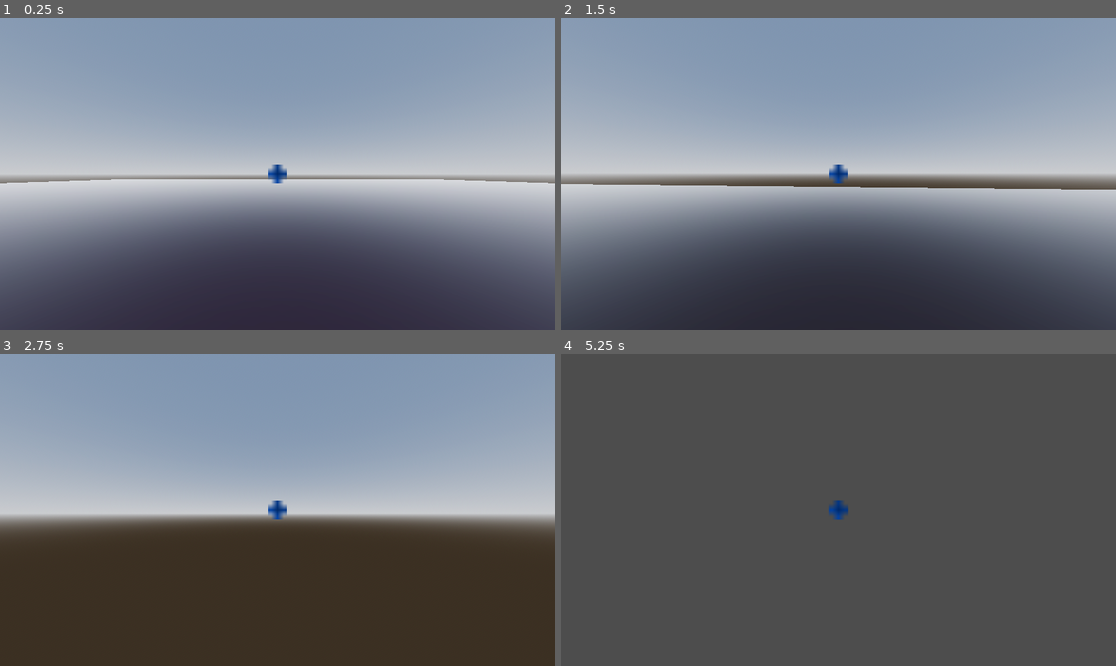
Above: before the commit, frames 1-4 (two rows, left to right).
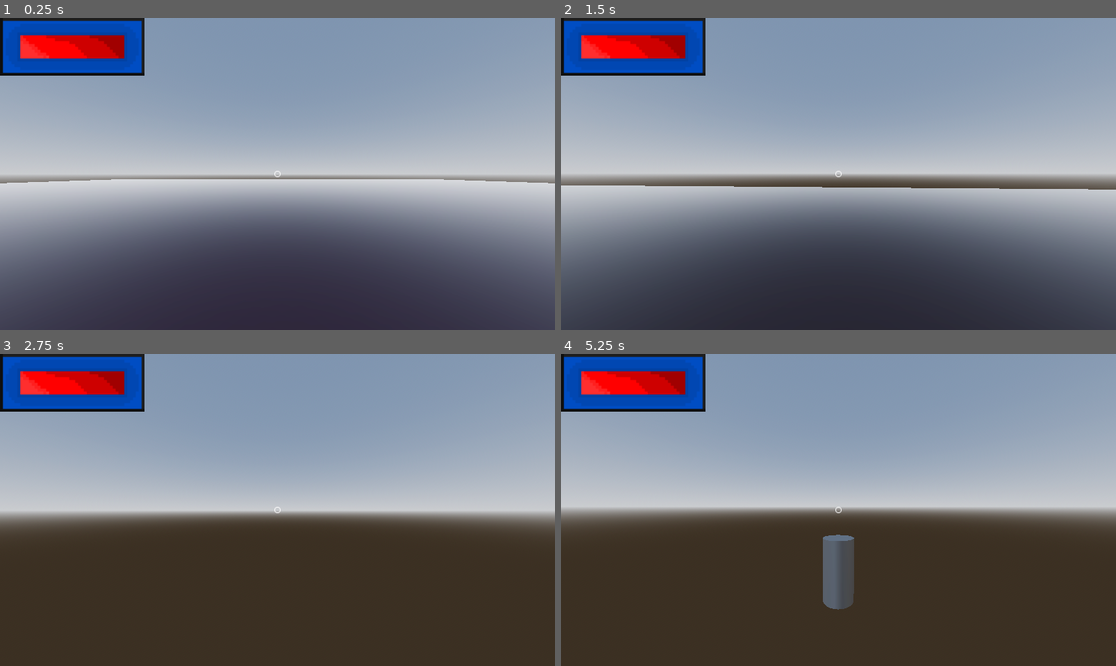
Above: after the commit, the same moments.

Repository: InsertShadowyHere/6people
Game: Godot game, scene res://objects/main.tscn
Two runs of this game, one before a commit and one after it. Both use one fixed random seed, a clock stepped at 60 frames per second and the inputs below. The engine's default icon, where the game draws it, is replaced by a stand-in: a white triangle on a blue panel in a dark square.
Inputs (mouse positions are in pixels of both pictures, inside the frame that each line leads up to):
- Up to frame 1 (0.25 s): no input
- Up to frame 2 (1.5 s): tap Enter at 0.5 s; move the mouse to (866, 174) at 0.52 s; hold W (forward) from 0.53 s (still down); click (866, 174) at 0.6 s; tap Space (jump) at 0.77 s; tap E (interact) at 0.8, 1.35 s; move the mouse to (810, 174) at 1.27 s
- Up to frame 3 (2.75 s): keep holding W (forward); tap Space (jump) at 1.52, 2 s; tap Tab (zoom) at 1.55, 2.1 s; move the mouse to (288, 503) at 2.02 s; click (288, 503) at 2.3 s
- Up to frame 4 (5.25 s): keep holding W (forward); tap Enter at 2.75, 4.25 s; move the mouse to (832, 516) at 2.77 s; click (832, 516) at 2.85 s; tap Space (jump) at 3.02, 3.5, 3.77, 4.52, 5 s; tap E (interact) at 3.05, 3.6 s; move the mouse to (877, 513) at 3.52 s; tap Tab (zoom) at 3.8, 5.1 s; tap F (debug, bound only after the commit) at 4.15 s; move the mouse to (794, 506) at 4.27 s; tap Q (switch_camera) at 4.35 s; click (794, 506) at 4.55 s; move the mouse to (844, 510) at 5.02 s

The runs differ from the first frame. In frame 1, 5.0% of the frame differs, in the area x 0-52%, y 0-54%; in frame 2, 5.1%; in frame 3, 7.7%; in frame 4, 97%, in the area x 0-100%, y 0-100%.

Commit message:
debug stuff, create objects, new crosshair, zoom changes

Diff:
--- a/assets/iconsvgmesh.tres
+++ /dev/null
@@ -1,3 +0,0 @@
-[gd_resource type="MeshTexture" format=3 uid="uid://cnllekpbnq0u7"]
-
-[resource]
--- a/assets/new_standard_material_3d.tres
+++ /dev/null
@@ -1,3 +0,0 @@
-[gd_resource type="StandardMaterial3D" format=3 uid="uid://dc823kf552si2"]
-
-[resource]
--- /dev/null
+++ b/generic-objects/debug_object.tscn
@@ -0,0 +1,19 @@
+[gd_scene load_steps=5 format=3 uid="uid://sfd5mr55rv1q"]
+
+[ext_resource type="Texture2D" uid="uid://buo4v71kaeqxe" path="res://assets/icon.svg" id="1_imt35"]
+
+[sub_resource type="SphereShape3D" id="SphereShape3D_b4ufu"]
+
+[sub_resource type="SphereMesh" id="SphereMesh_imt35"]
+
+[sub_resource type="StandardMaterial3D" id="StandardMaterial3D_heylb"]
+albedo_texture = ExtResource("1_imt35")
+
+[node name="DebugObject" type="RigidBody3D" groups=["destructible"]]
+
+[node name="Hitbox" type="CollisionShape3D" parent="."]
+shape = SubResource("SphereShape3D_b4ufu")
+
+[node name="Mesh" type="MeshInstance3D" parent="."]
+mesh = SubResource("SphereMesh_imt35")
+surface_material_override/0 = SubResource("StandardMaterial3D_heylb")
--- a/objects/gui.gd
+++ b/objects/gui.gd
@@ -11,3 +11,7 @@
 
 func _on_player_not_looking_at_stuff() -> void:
 	interact_label.visible = false
+
+
+func _on_player_update_health() -> void:
+	$HealthBar.update()
--- a/objects/gui.tscn
+++ b/objects/gui.tscn
@@ -1,7 +1,10 @@
-[gd_scene load_steps=3 format=3 uid="uid://bnh2fw7tkhfbx"]
+[gd_scene load_steps=6 format=3 uid="uid://bnh2fw7tkhfbx"]
 
 [ext_resource type="Script" uid="uid://dbxg5eer6wdag" path="res://objects/gui.gd" id="1_75uq4"]
-[ext_resource type="Texture2D" uid="uid://d1727sqramlca" path="res://assets/crosshair.png" id="1_80edf"]
+[ext_resource type="Texture2D" uid="uid://bp44v3d082frb" path="res://assets/New Piskel-1.png(9).png" id="2_qsldq"]
+[ext_resource type="Texture2D" uid="uid://bvdo3pi45j88c" path="res://assets/New Piskel-1.png(7).png" id="3_shmgq"]
+[ext_resource type="Texture2D" uid="uid://c62nvpwxx6bl0" path="res://assets/New Piskel-2.png(1).png" id="4_qsldq"]
+[ext_resource type="Script" uid="uid://bmamh2stiqphc" path="res://objects/health_bar.gd" id="5_qsldq"]
 
 [node name="GUI" type="Control"]
 layout_mode = 3
@@ -19,26 +22,33 @@
 anchor_top = 0.5
 anchor_right = 0.5
 anchor_bottom = 0.5
-offset_left = -20.0
-offset_top = -20.0
-offset_right = 20.0
-offset_bottom = 20.0
+offset_left = -7.0
+offset_top = -7.0
+offset_right = 7.0
+offset_bottom = 7.0
 grow_horizontal = 2
 grow_vertical = 2
-texture = ExtResource("1_80edf")
+texture = ExtResource("2_qsldq")
 
 [node name="InteractLabel" type="RichTextLabel" parent="."]
 layout_mode = 1
-anchors_preset = 7
+anchors_preset = 5
 anchor_left = 0.5
-anchor_top = 1.0
 anchor_right = 0.5
-anchor_bottom = 1.0
 offset_left = -56.0
-offset_top = -208.0
+offset_top = 500.0
 offset_right = 56.0
-offset_bottom = -176.0
+offset_bottom = 532.0
 grow_horizontal = 2
-grow_vertical = 0
 theme_override_font_sizes/normal_font_size = 20
 text = "Interact (E)"
+
+[node name="HealthBar" type="TextureProgressBar" parent="."]
+layout_mode = 0
+offset_right = 150.0
+offset_bottom = 60.0
+scale = Vector2(2, 2)
+value = 100.0
+texture_under = ExtResource("3_shmgq")
+texture_progress = ExtResource("4_qsldq")
+script = ExtResource("5_qsldq")
--- /dev/null
+++ b/objects/health_bar.gd
@@ -0,0 +1,4 @@
+extends TextureProgressBar
+
+func update() -> void:
+	value = 100*PlayerData.health/PlayerData.max_health
--- a/objects/main.tscn
+++ b/objects/main.tscn
@@ -58,7 +58,7 @@
 [node name="Player" parent="." instance=ExtResource("2_5wnch")]
 transform = Transform3D(1, 0, 0, 0, 1, 0, 0, 0, 1, 0, 1.09781, 0)
 
-[node name="RigidBody3D" type="RigidBody3D" parent="." groups=["interactible"]]
+[node name="RigidBody3D" type="RigidBody3D" parent="." groups=["destructible", "interactive"]]
 transform = Transform3D(1, 0, 0, 0, 1, 0, 0, 0, 1, 8.69281, 1.58429, 5.77445)
 constant_force = Vector3(0, -10, 0)
 script = ExtResource("4_n3uw7")
@@ -74,3 +74,4 @@
 
 [connection signal="looking_at_stuff" from="Player" to="GUI" method="_on_player_looking_at_stuff"]
 [connection signal="not_looking_at_stuff" from="Player" to="GUI" method="_on_player_not_looking_at_stuff"]
+[connection signal="update_health" from="Player" to="GUI" method="_on_player_update_health"]
--- a/project.godot
+++ b/project.godot
@@ -15,13 +15,18 @@
 config/features=PackedStringArray("4.4", "Forward Plus")
 config/icon="res://assets/icon.svg"
 
+[autoload]
+
+PlayerData="*res://scripts/playerdata.gd"
+
 [display]
 
 window/size/mode=2
 
 [global_group]
 
-interactible="object can be interacted with by the player"
+destructible=""
+interactive="object can be interacted with by the player"
 
 [input]
 
@@ -75,3 +80,8 @@
 "events": [Object(InputEventKey,"resource_local_to_scene":false,"resource_name":"","device":-1,"window_id":0,"alt_press …(195 unchanged characters)…
 ]
 }
+debug={
+"deadzone": 0.2,
+"events": [Object(InputEventKey,"resource_local_to_scene":false,"resource_name":"","device":-1,"window_id":0,"alt_pressed":false,"shift_pressed":false,"ctrl_pressed":false,"meta_pressed":false,"pressed":false,"keycode":0,"physical_keycode":70,"key_label":0,"unicode":102,"location":0,"echo":false,"script":null)
+]
+}
--- a/scripts/player.gd
+++ b/scripts/player.gd
@@ -4,7 +4,9 @@
 signal looking_at_stuff(stuff)
 signal not_looking_at_stuff
 
-@export var mouse_sensitivity = 0.002 # radians/pixel
+signal update_health
+
+@export var mouse_sensitivity = 0.0015 # radians/pixel
 @export var speed = 20
 @export var jump_strength = 20
 @export var gravity = 1
@@ -26,6 +28,10 @@
 var left
 
 var test = false
+
+# DEBUG
+const DEBUG_OBJ = preload("res://generic-objects/debug_object.tscn")
+var obj
 
 @onready var camera = $Camera
 @onready var hitcaster = $Camera/Hitcaster
@@ -53,24 +59,31 @@
 			camera.position[1] -= 2
 	elif Input.is_action_just_pressed("zoom"):
 		if zoomed == true:
+			mouse_sensitivity *= 3
 			zoomed = false
 			camera.fov = fov
 		else:
+			mouse_sensitivity /= 3
 			zoomed = true
 			camera.fov = 30
 	elif Input.is_action_just_pressed("fire") and hitcaster.is_colliding():
-		hitcaster.get_collider().queue_free()
+		if hitcaster.get_collider().is_in_group("destructible"):
+			hitcaster.get_collider().queue_free()
 	elif Input.is_action_just_pressed("interact") and sightcaster.is_colliding():
 		if sightcaster.get_collider().has_method("interact"):
 			sightcaster.get_collider().interact()
 	elif Input.is_action_just_pressed("exit"):
 		get_tree().quit()
+	elif Input.is_action_just_pressed("debug"):
+		obj = DEBUG_OBJ.instantiate()
+		obj.global_transform.origin = global_transform.origin - $Camera.global_basis.z.normalized() * 5
+		get_tree().current_scene.add_child(obj)
 
 func _process(delta: float) -> void:
 	if interactible_displayed == false:
 		if sightcaster.is_colliding():
 			viewed_object = sightcaster.get_collider()
-			if viewed_object.is_in_group("interactible"):
+			if viewed_object.is_in_group("interactive"):
 				emit_signal("looking_at_stuff", viewed_object)
 				interactible_displayed = true
 	elif interactible_displayed and not sightcaster.is_colliding():
@@ -104,6 +117,6 @@
 	velocity[1] -= gravity
 	move_and_slide()
 
-
-func _on_looking_at_stuff(stuff: Variant) -> void:
-	pass # Replace with function body.
+func damage(dmg):
+	PlayerData.health -= dmg
+	emit_signal("update_health")
--- /dev/null
+++ b/scripts/playerdata.gd
@@ -0,0 +1,5 @@
+extends Node
+
+var health = 100
+var resources = 50
+var max_health = 100
Binary file added: assets/New Piskel-1.png(7).png
Not shown, added: assets/New Piskel-1.png(7).png.import
Binary file added: assets/New Piskel-1.png(9).png
Not shown, changed: assets/New Piskel-1.png(9).png.import
Binary file added: assets/New Piskel-2.png(1).png
Not shown, added: assets/New Piskel-2.png(1).png.import
Binary file removed: assets/crosshair.png
Not shown, added: objects/health_bar.gd.uid
Not shown, added: scripts/playerdata.gd.uid
